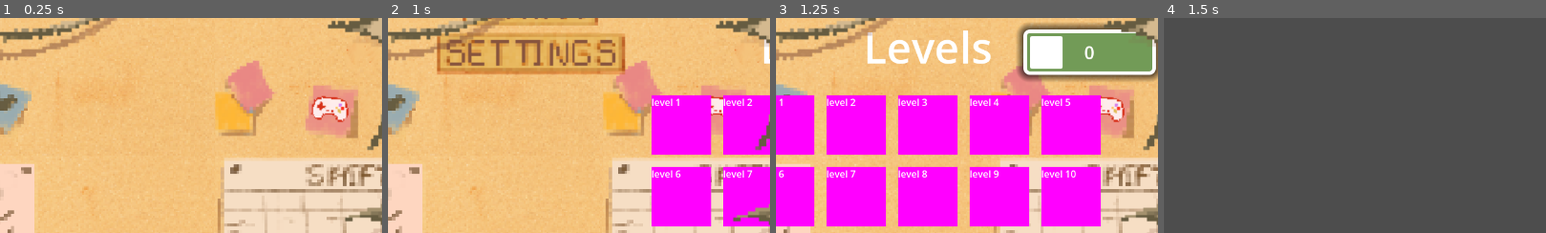
Above: before the commit, frames 1-4 (left to right).
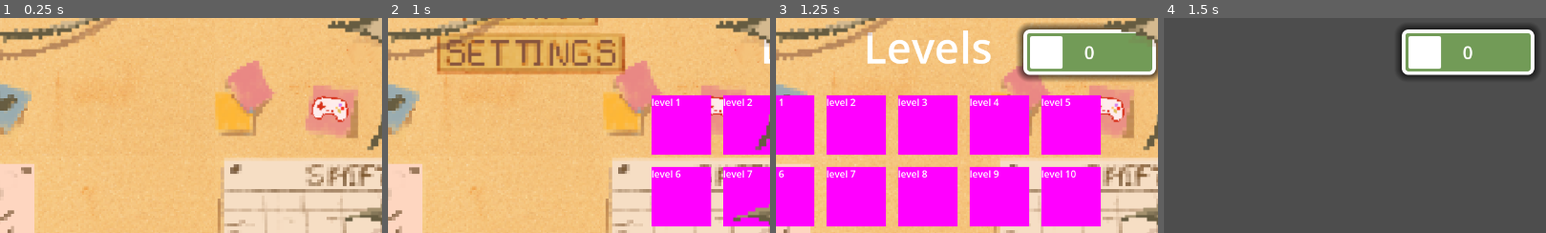
Above: after the commit, the same moments.

Repository: Project-Pixel-UoS/Brew-n-Buzz
Game: Godot game, scene res://scenes/main_menu.tscn
Two runs of this game, one before a commit and one after it. Both use one fixed random seed, a clock stepped at 60 frames per second and the inputs below.
Inputs (mouse positions are % of the whole screen's width and height, from its top left):
- Up to frame 1 (0.25 s): no input
- Up to frame 2 (1 s): click (50, 67) at 0.5 s
- Up to frame 3 (1.25 s): no input
- Up to frame 4 (1.5 s): click "level 1" at 1.25 s
The pictures show only the part of the screen within x 31-81%, y 8-58%; the shares and areas given below are measured in that part.

Frames 1-3 are identical in both runs. In frame 4, 8.9% of the frame differs, in the area x 61-98%, y 3-28%.

Commit message:
[refactor]:Changing the GameManager to a singleton

Diff:
--- a/project.godot
+++ b/project.godot
@@ -15,6 +15,10 @@
 config/features=PackedStringArray("4.3", "Mobile")
 config/icon="res://icon.svg"
 
+[autoload]
+
+GameManager="*res://scenes/game_manager.gd"
+
 [display]
 
 window/size/viewport_width=1280
--- a/scenes/level_1.tscn
+++ b/scenes/level_1.tscn
@@ -1,3 +1,72 @@
-[gd_scene format=3 uid="uid://clguhfei4o2fg"]
+[gd_scene load_steps=4 format=3 uid="uid://clguhfei4o2fg"]
+
+[ext_resource type="Script" path="res://scenes/money_counter.gd" id="2_4qq85"]
+
+[sub_resource type="StyleBoxFlat" id="StyleBoxFlat_0l01m"]
+bg_color = Color(0.448437, 0.608589, 0.342772, 1)
+border_width_left = 6
+border_width_top = 6
+border_width_right = 6
+border_width_bottom = 6
+border_color = Color(1, 1, 1, 1)
+corner_radius_top_left = 10
+corner_radius_top_right = 10
+corner_radius_bottom_right = 10
+corner_radius_bottom_left = 10
+shadow_size = 13
+
+[sub_resource type="StyleBoxFlat" id="StyleBoxFlat_61usj"]
+bg_color = Color(1, 1, 1, 1)
+corner_radius_top_left = 4
+corner_radius_top_right = 4
+corner_radius_bottom_right = 4
+corner_radius_bottom_left = 4
 
 [node name="Level1" type="Node2D"]
+
+[node name="MoneyContainer" type="Panel" parent="."]
+offset_left = 800.0
+offset_top = 80.0
+offset_right = 1022.0
+offset_bottom = 156.0
+theme_override_styles/panel = SubResource("StyleBoxFlat_0l01m")
+
+[node name="ImageFrame" type="Panel" parent="MoneyContainer"]
+layout_mode = 1
+anchors_preset = 4
+anchor_top = 0.5
+anchor_bottom = 0.5
+offset_left = 10.5
+offset_top = -27.5
+offset_right = 65.5
+offset_bottom = 27.5
+grow_vertical = 2
+theme_override_styles/panel = SubResource("StyleBoxFlat_61usj")
+
+[node name="MoneyIcon" type="TextureRect" parent="MoneyContainer/ImageFrame"]
+layout_mode = 1
+anchors_preset = 8
+anchor_left = 0.5
+anchor_top = 0.5
+anchor_right = 0.5
+anchor_bottom = 0.5
+offset_left = -22.0
+offset_top = -22.0
+offset_right = 22.0
+offset_bottom = 22.0
+grow_horizontal = 2
+grow_vertical = 2
+
+[node name="MoneyLabel" type="Label" parent="MoneyContainer"]
+layout_mode = 1
+anchors_preset = 15
+anchor_right = 1.0
+anchor_bottom = 1.0
+grow_horizontal = 2
+grow_vertical = 2
+theme_override_font_sizes/font_size = 30
+text = "0
+"
+horizontal_alignment = 1
+vertical_alignment = 1
+script = ExtResource("2_4qq85")
--- a/scenes/main_menu.tscn
+++ b/scenes/main_menu.tscn
@@ -17,7 +17,6 @@
 [ext_resource type="PackedScene" uid="uid://ddhh2xsw1lvqd" path="res://assets/main_menu/components/title_label.tscn" id="13_h33pi"]
 [ext_resource type="Texture2D" uid="uid://ctiw86b4ohhhi" path="res://images/menu/logo.png" id="14_ishto"]
 [ext_resource type="PackedScene" uid="uid://4r5vd3qgx1g6" path="res://assets/main_menu/components/back_button.tscn" id="15_4amlb"]
-[ext_resource type="Script" path="res://scenes/game_manager.gd" id="17_dkr4e"]
 
 [sub_resource type="Theme" id="Theme_id8kp"]
 
@@ -48,9 +47,6 @@
 
 [node name="MainMenu" type="Node2D"]
 
-[node name="GameManager" type="Node" parent="."]
-script = ExtResource("17_dkr4e")
-
 [node name="BackgroundCanvas" type="CanvasLayer" parent="."]
 
 [node name="Background" parent="BackgroundCanvas" instance=ExtResource("1_2a4e5")]
--- a/scenes/money_counter.gd
+++ b/scenes/money_counter.gd
@@ -1,7 +1,6 @@
 extends Control
 
 @onready var money_label: Label = $"."
-@onready var game_manager: Node = $"../../../../GameManager"
 
 func _process(delta: float) -> void:
-	money_label.text=str(game_manager.get_money())
+	money_label.text=str(GameManager.get_money())
Not shown: 1 places in scenes/main_menu.tscn that only renumber resources
